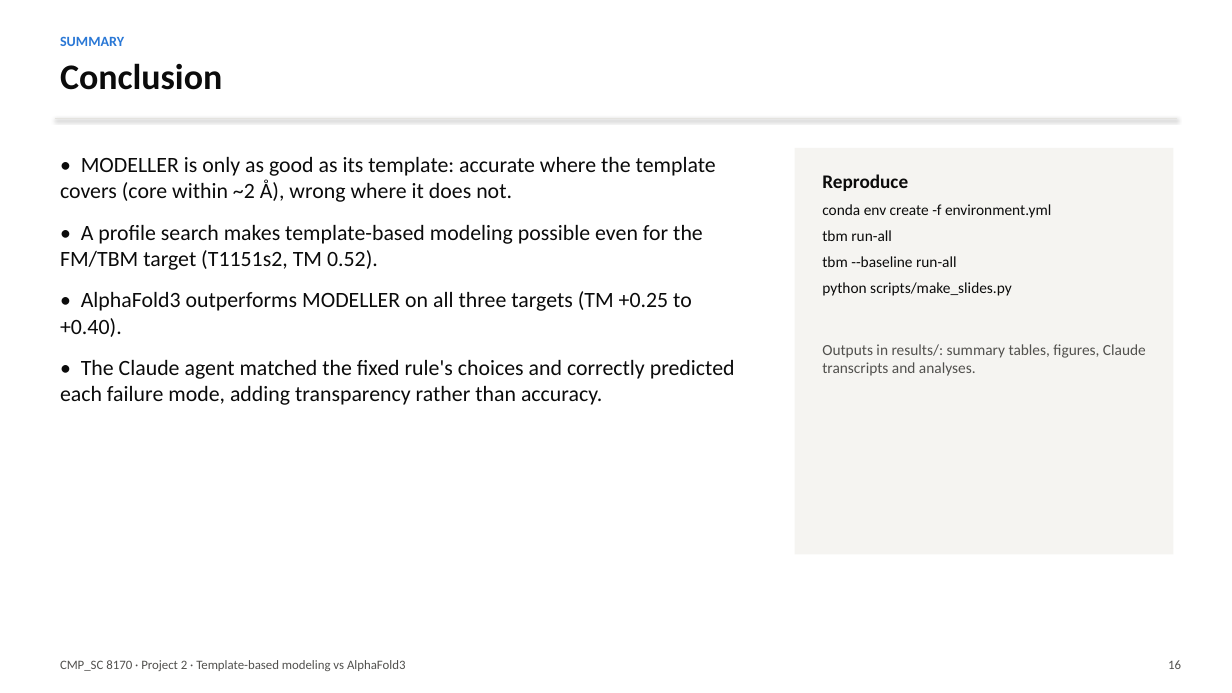
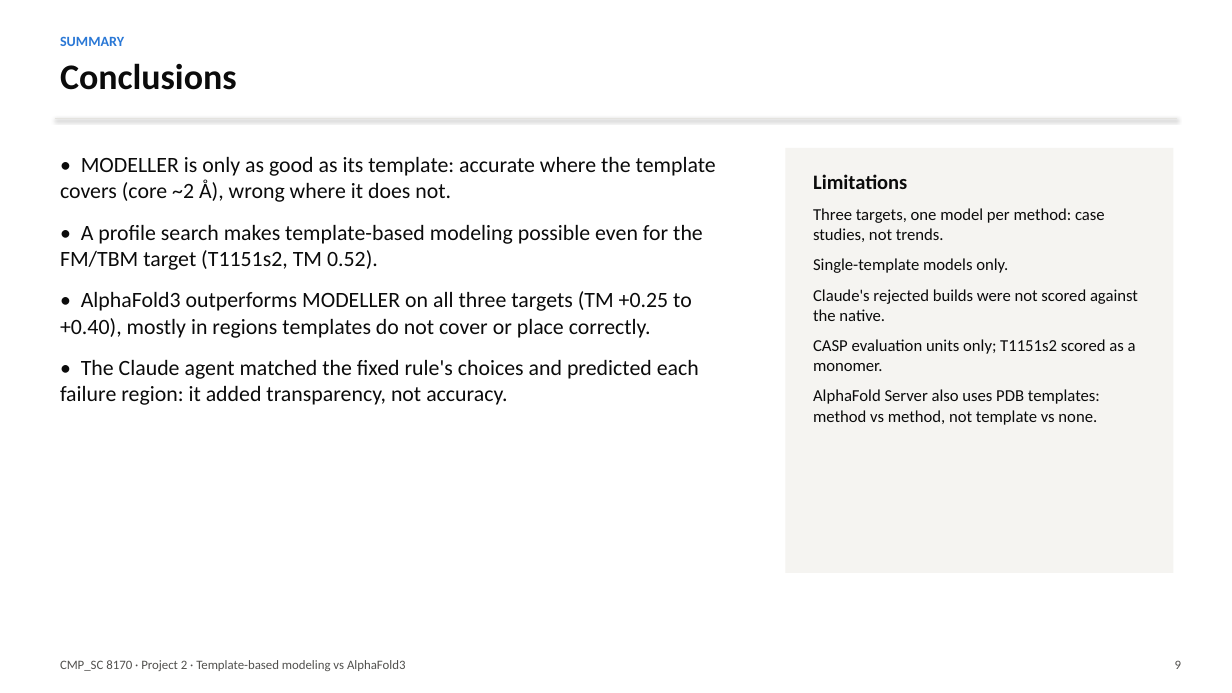
Before and after one commit to weisi2580/8170-project2, a slide deck: slide 9 of results/slides.pptx (slide 16 before the commit). Drawn at 1232x693 pixels with LibreOffice and Linux fonts; fonts in the diff are those of the drawing. Boxes give left, top, right and bottom in pixels: in the first picture for what was removed or moved away, otherwise in the second. Text is boxed around its words. In the diff, an @@ line names an element or a change of style, - is before the commit and + after.

```diff
--- a/results/slides.pptx
+++ b/results/slides.pptx
@@ text at <box>60,63,237,90</box>: text changed @@
-Conclusion
+Conclusions
@@ rectangle: place and size @@
-rectangle at <box>795,148,1174,555</box>
+rectangle at <box>786,148,1174,573</box>
@@ text at <box>60,157,716,202</box>: text changed @@
-• MODELLER is only as good as its template: accurate where the template covers (core within ~2 Å), wrong where it does not.
+• MODELLER is only as good as its template: accurate where the template covers (core ~2 Å), wrong where it does not.
@@ text at <box>813,174,1138,425</box>: text changed; size 12 to 13 pt @@
-Reproduce
-conda env create -f environment.yml
-tbm run-all
-tbm --baseline run-all
-python scripts/make_slides.py
-Outputs in results/: summary tables, figures, Claude transcripts and analyses.
+Limitations
+Three targets, one model per method: case studies, not trends.
+Single-template models only.
+Claude's rejected builds were not scored against the native.
+CASP evaluation units only; T1151s2 scored as a monomer.
+AlphaFold Server also uses PDB templates: method vs method, not template vs none.
@@ text at <box>60,291,699,405</box>: text changed @@
-• AlphaFold3 outperforms MODELLER on all three targets (TM +0.25 to +0.40).
-• The Claude agent matched the fixed rule's choices and correctly predicted each failure mode, adding transparency rather than accuracy.
+• AlphaFold3 outperforms MODELLER on all three targets (TM +0.25 to +0.40), mostly in regions templates do not cover or place correctly.
+• The Claude agent matched the fixed rule's choices and predicted each failure region: it added transparency, not accuracy.
@@ text at <box>1175,660,1181,669</box>: text changed @@
-16
+9
```
Also in this commit, not shown: 4 other slides changed, 2 slides added, 9 slides removed, 1 other file.
